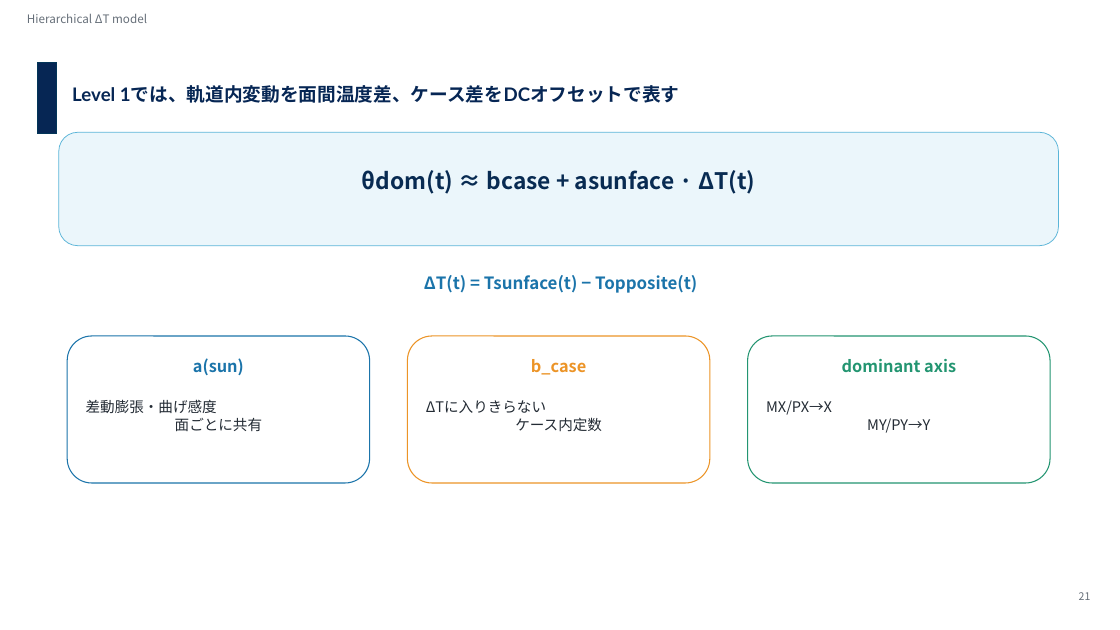
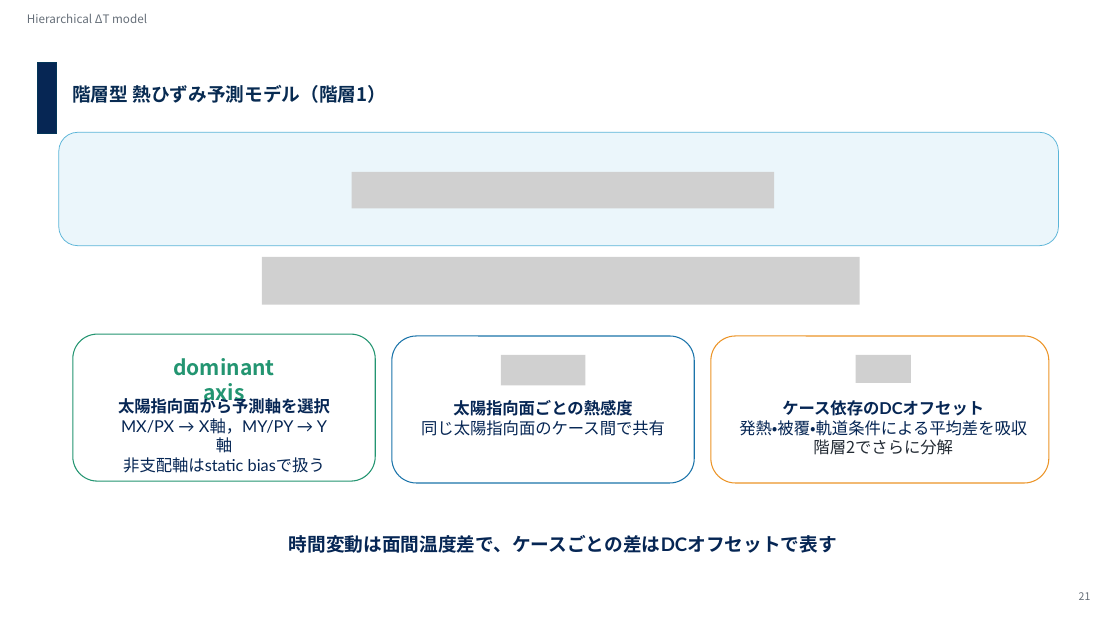
Before and after one commit to Hideki-1029/thermal-deformation-optcomm, a slide deck: slide 19 of papers/seminar/20260721_optcommrg_takamoto_v3_issl.pptx. Drawn at 1120x630 pixels with LibreOffice and Linux fonts; fonts in the diff are those of the drawing; grey boxes stand for pictures; background and template pictures are left out. Boxes give left, top, right and bottom in pixels: in the first picture for what was removed or moved away, otherwise in the second. Text is boxed around its words. In the diff, an @@ line names an element or a change of style, - is before the commit and + after.

```diff
--- a/papers/seminar/20260721_optcommrg_takamoto_v3_issl.pptx
+++ b/papers/seminar/20260721_optcommrg_takamoto_v3_issl.pptx
@@ text at bbox=[72, 82, 386, 107]: text changed; font Lato to Noto Sans CJK JP; text colour #062654 to #082B52 @@
-Level 1では、軌道内変動を面間温度差、ケース差をDCオフセットで表す
+階層型 熱ひずみ予測モデル（階層1）
@@ picture added at bbox=[352, 172, 774, 208] @@
@@ text removed at bbox=[362, 170, 755, 194] @@
-θdom(t) ≈ bcase + asunface · ΔT(t)
@@ picture added at bbox=[262, 257, 860, 305] @@
@@ text removed at bbox=[424, 275, 697, 293] @@
-ΔT(t) = Tsunface(t) − Topposite(t)
@@ rounded rectangle: place and size @@
-rounded rectangle at bbox=[748, 336, 1050, 483]
+rounded rectangle at bbox=[73, 334, 375, 481]
@@ text "dominant axis": place and size @@
-text "dominant axis" at bbox=[842, 359, 956, 372]
+text "dominant axis" at bbox=[173, 358, 274, 405]
@@ text "dominant axis" at bbox=[173, 358, 274, 405]: size 28 to 36 pt @@
@@ text removed at bbox=[193, 358, 244, 375] @@
-a(sun)
@@ rounded rectangle: place and size @@
-rounded rectangle at bbox=[67, 336, 370, 483]
+rounded rectangle at bbox=[392, 336, 694, 483]
@@ picture added at bbox=[501, 355, 585, 385] @@
@@ text removed at bbox=[531, 359, 586, 375] @@
-b_case
@@ rounded rectangle: place and size @@
-rounded rectangle at bbox=[408, 336, 710, 483]
+rounded rectangle at bbox=[711, 336, 1049, 483]
@@ picture added at bbox=[856, 355, 911, 383] @@
@@ text at bbox=[118, 396, 330, 473]: text changed; size 25 to 28 pt; font Noto Sans CJK JP to Lato; text colour #232B34 to #062654 @@
-MX/PX→X
-MY/PY→Y
+太陽指向面から予測軸を選択
+MX/PX → X軸，MY/PY → Y軸
+非支配軸はstatic biasで扱う
@@ text at bbox=[421, 400, 665, 436]: text changed; size 25 to 28 pt; font Noto Sans CJK JP to Lato; text colour #232B34 to #062654 @@
-差動膨張・曲げ感度
-面ごとに共有
+太陽指向面ごとの熱感度
+同じ太陽指向面のケース間で共有
@@ text at bbox=[739, 400, 1027, 455]: text changed; size 25 to 28 pt; font Noto Sans CJK JP to Lato; text colour #232B34 to #062654 @@
-ΔTに入りきらない
-ケース内定数
+ケース依存のDCオフセット
+発熱・被覆・軌道条件による平均差を吸収
+階層2でさらに分解
@@ text added at bbox=[289, 535, 837, 553], 32 pt, text #062654, bold @@
+時間変動は面間温度差で、ケースごとの差はDCオフセットで表す
```
Also in this commit, not shown: 5 other slides changed, 1 slide added, 1 slide removed.
